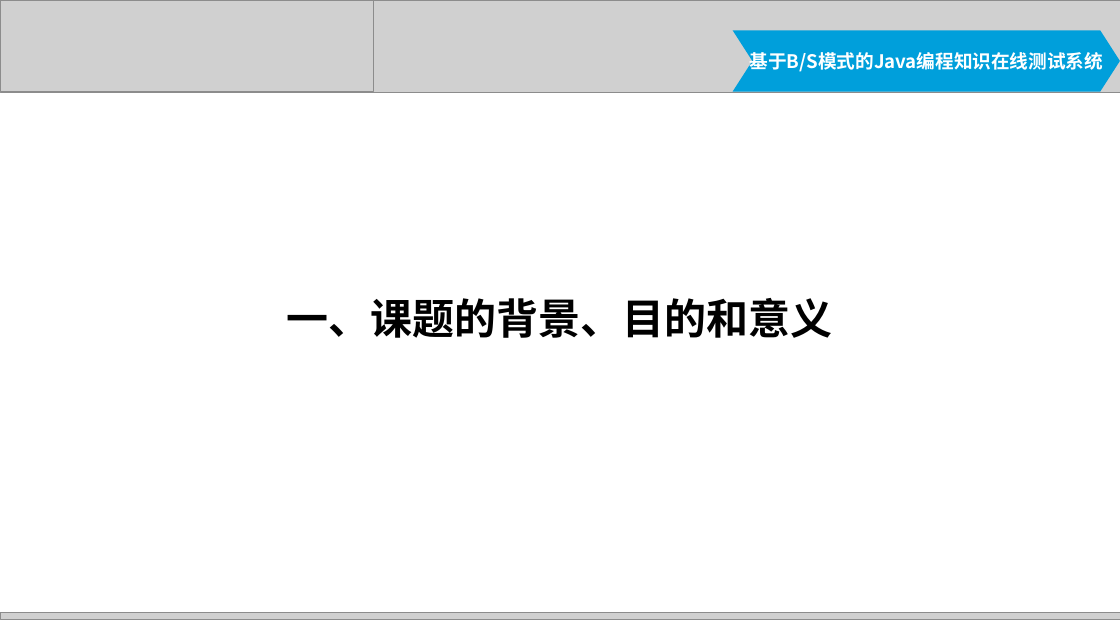
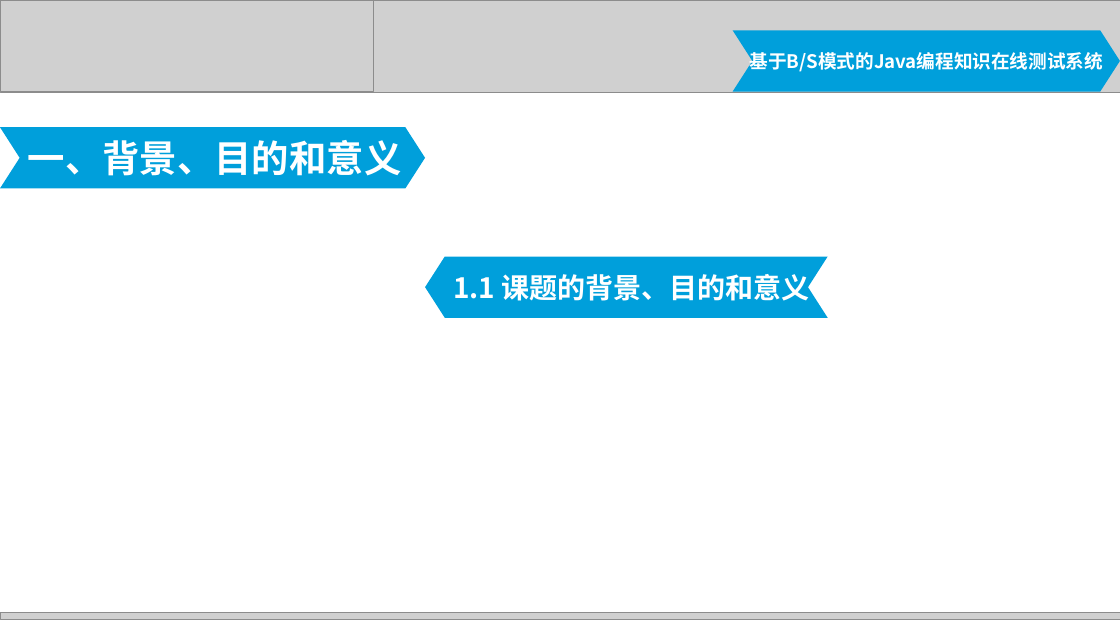
Before and after one commit to zhangweiheu/-, a slide deck: slide 3 of 2012211127-毕业答辩.pptx. Drawn at 1120x630 pixels with LibreOffice and Linux fonts; fonts in the diff are those of the drawing; grey boxes stand for pictures. Boxes give left, top, right and bottom in pixels: in the first picture for what was removed or moved away, otherwise in the second. Text is boxed around its words. In the diff, an @@ line names an element or a change of style, - is before the commit and + after.

```diff
--- a/2012211127-毕业答辩.pptx
+++ b/2012211127-毕业答辩.pptx
@@ chevron added at [0,127,425,188], fill #009FDB, 32 pt, text #FFFFFF, bold @@
+一、背景、目的和意义
@@ chevron "1.1 课题的背景、目的和意义": place and size @@
-chevron "1.1 课题的背景、目的和意义" at [287,298,833,338]
+chevron "1.1 课题的背景、目的和意义" at [425,256,828,318]
@@ chevron "1.1 课题的背景、目的和意义" at [425,256,828,318]: vertical alignment top to middle; fill none to #009FDB @@
@@ text in chevron at [453,274,810,301]: text changed; size 36 to 24 pt; text colour #000000 to #FFFFFF @@
-一、课题的背景、目的和意义
+1.1 课题的背景、目的和意义
```
Also in this commit, not shown: 5 other slides changed, 7 slides added, 8 other files.
